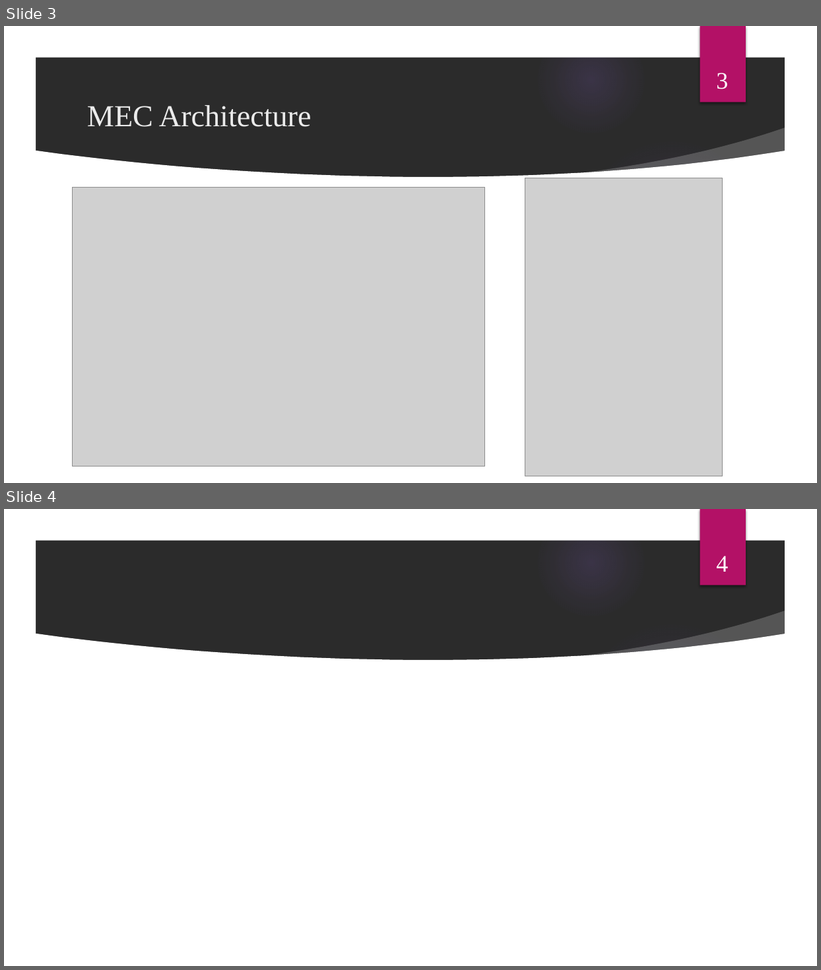
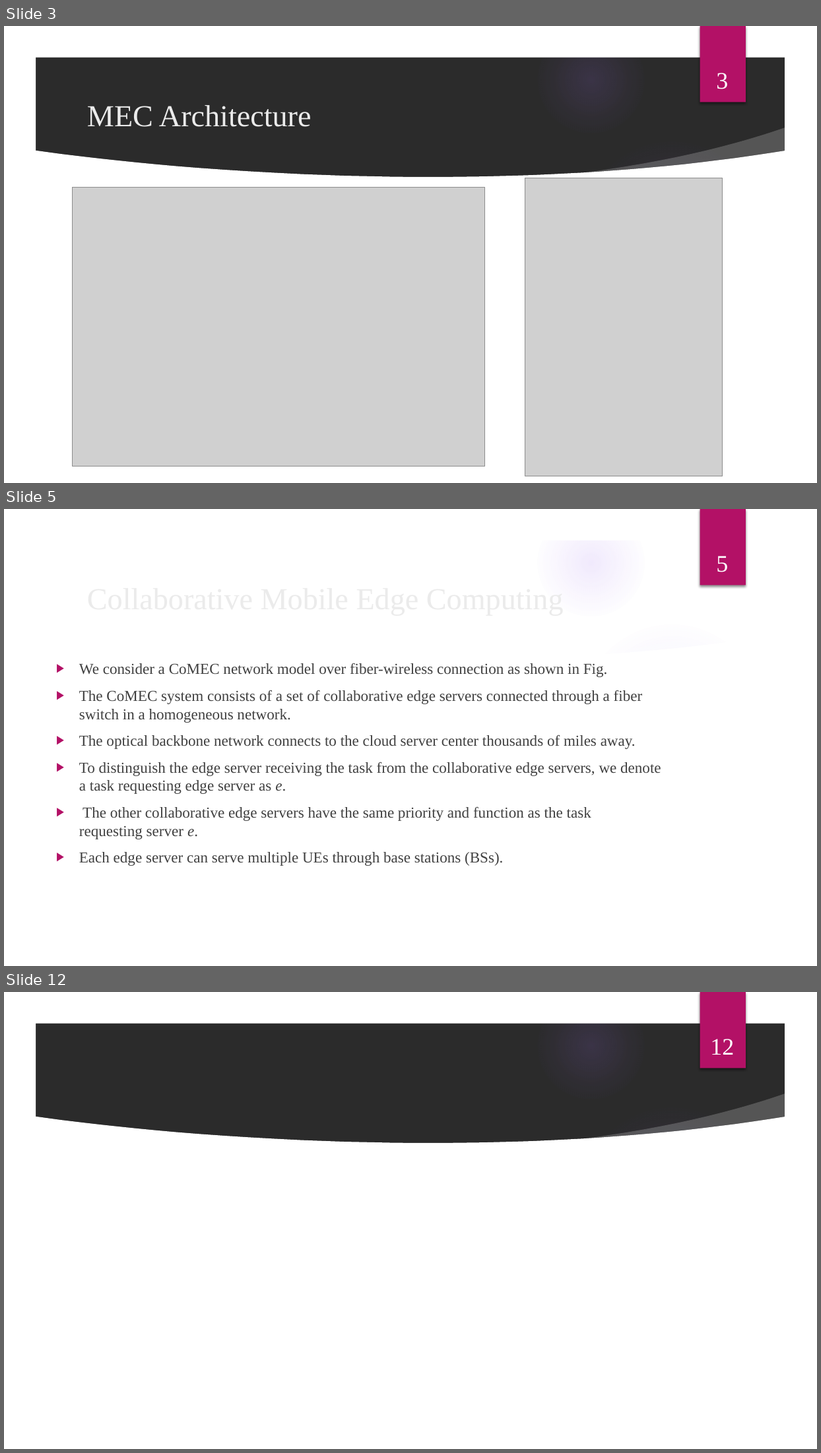
Before and after one commit to mkm1992/phd-project, a slide deck: MEC.pptx. Shown one above the other, each under a label of ours: slides 3 and 4 before the commit, slides 3, 5 and 12 after it; the slides between them are not shown. The pictures are 821x970 and 821x1453 pixels, drawn with LibreOffice and Linux fonts; fonts in the diff are those of the drawing; grey boxes stand for pictures; background and template pictures are left out; a plain dark background stands for a picture behind light text. Boxes give left, top, right and bottom in pixels: in the first picture for what was removed or moved away, otherwise in the second. Text is boxed around its words. In the diff, an @@ line names an element or a change of style, - is before the commit and + after.

```diff
--- a/MEC.pptx
+++ b/MEC.pptx
@@ slide 5 added at bbox=[4, 509, 817, 966], background picture (left out); not listed: 9 template elements that a slide beside it also shows @@
@@ page number added at bbox=[716, 556, 728, 572], 28 pt, text #FFFFFF @@
+5
@@ text added at bbox=[79, 663, 661, 866], 18 pt, text #404040 @@
+▶ We consider a CoMEC network model over fiber-wireless connection as shown in Fig.
+▶ The CoMEC system consists of a set of collaborative edge servers connected through a fiber switch in a homogeneous network.
+▶ The optical backbone network connects to the cloud server center thousands of miles away.
+▶ To distinguish the edge server receiving the task from the collaborative edge servers, we denote a task requesting edge server as e.
+▶ The other collaborative edge servers have the same priority and function as the task
+  requesting server e.
+▶ Each edge server can serve multiple UEs through base stations (BSs).
@@ title added at bbox=[323, 691, 436, 704], 36 pt, text #EBEBEB @@
+Collaborative Mobile Edge Computing
@@ what was slide 4 is now slide 12 @@
@@ page number at bbox=[710, 1039, 734, 1055]: text changed @@
-4
+12
```
Also in this commit, not shown: 7 other slides added.
